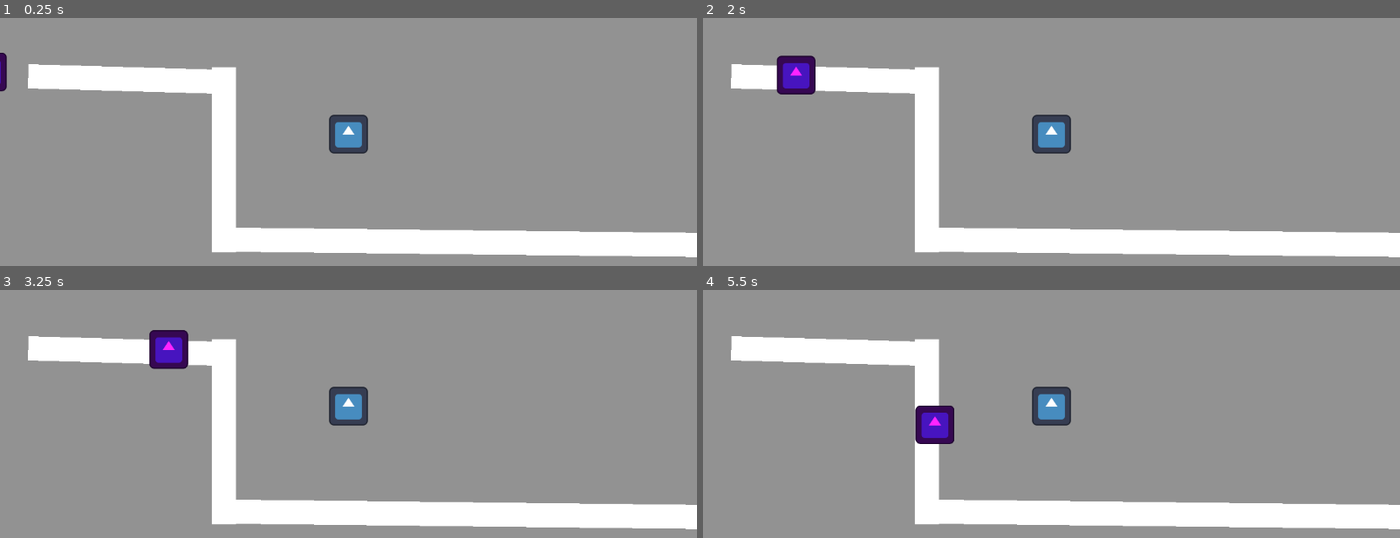
Above: before the commit, frames 1-4 (two rows, left to right).
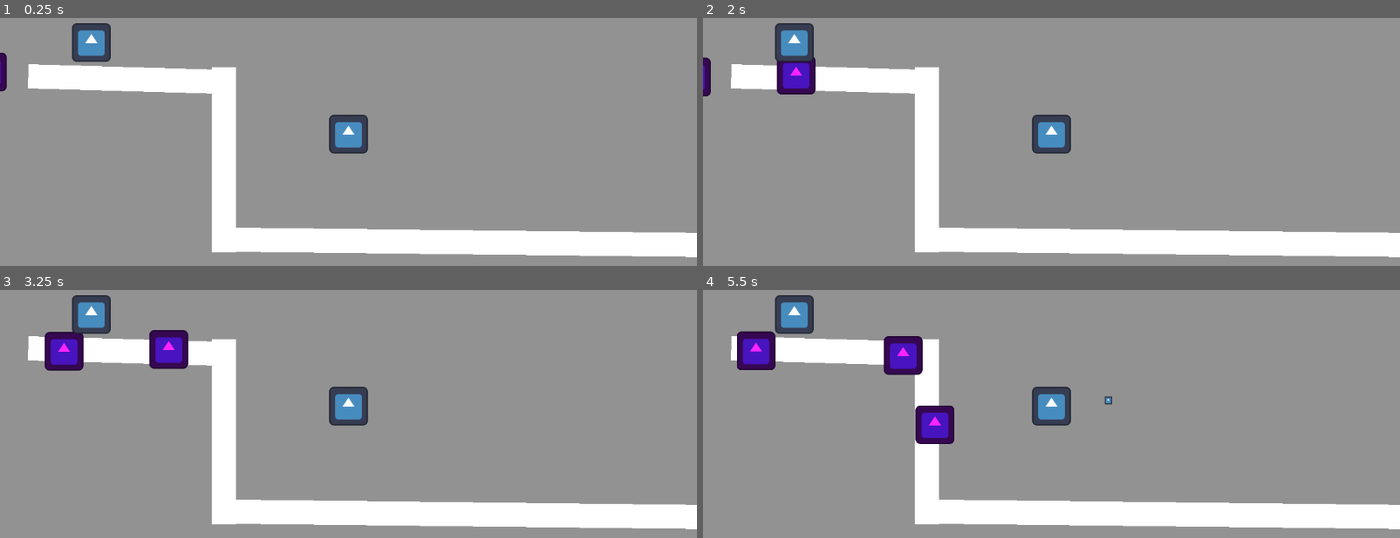
Above: after the commit, the same moments.

Repository: samuelmoores/Gnomes
Game: Godot game, scene res://Scene.tscn
Same seed, same stepped clock (60 frames per second), same inputs: the game is played once before the commit and once after it. The engine's default icon, where the game draws it, is replaced by a stand-in: a white triangle on a blue panel in a dark square.
Inputs:
- Up to frame 1 (0.25 s): no input
- Up to frame 2 (2 s): no input
- Up to frame 3 (3.25 s): no input
- Up to frame 4 (5.5 s): no input

The runs differ from the first frame. In frame 1, 0.9% of the frame differs, in the area x 10-16%, y 2-18%; in frame 2, 1.0%; in frame 3, 1.7%; in frame 4, 2.7%, in the area x 4-59%, y 2-47%.

Commit message:
Refactor: gnome tower defense with enemy spawner, multi-enemy attacks, and randomization
- Rename tower.gd to gnome.gd, organize scripts in scripts/ folder
- Add enemy_spawner.gd: random spawn interval, max enemy limit
- Add flamingo.gd: prints attack on body enter
- Gnome: track multiple enemies in range, per-enemy attack timers
- Random attack speed, attack interval, and miss chance
- Extract Enemy.tscn for spawning

Co-authored-by: Cursor <cursoragent@cursor.com>

Diff:
--- /dev/null
+++ b/Enemy.tscn
@@ -0,0 +1,23 @@
+[gd_scene format=3 uid="uid://c8xk2m5nqw3hv"]
+
+[ext_resource type="Texture2D" uid="uid://cmlesdcvr7yr2" path="res://icon.svg" id="1_tex"]
+[ext_resource type="Script" path="res://scripts/enemy.gd" id="2_enemy"]
+
+[sub_resource type="RectangleShape2D" id="RectangleShape2D_1"]
+size = Vector2(57, 57)
+
+[node name="Enemy" type="PathFollow2D"]
+rotates = false
+loop = false
+script = ExtResource("2_enemy")
+
+[node name="CharacterBody2D" type="CharacterBody2D" parent="."]
+modulate = Color(1, 0.14117648, 1, 1)
+
+[node name="Sprite2D" type="Sprite2D" parent="CharacterBody2D"]
+scale = Vector2(0.5, 0.5)
+texture = ExtResource("1_tex")
+
+[node name="CollisionShape2D" type="CollisionShape2D" parent="CharacterBody2D"]
+position = Vector2(-0.5, -0.5)
+shape = SubResource("RectangleShape2D_1")
--- a/Scene.tscn
+++ b/Scene.tscn
@@ -1,9 +1,11 @@
 [gd_scene format=3 uid="uid://e8285gx76yeb"]
 
 [ext_resource type="Texture2D" uid="uid://cmlesdcvr7yr2" path="res://icon.svg" id="1_4cvuw"]
-[ext_resource type="Script" uid="uid://0eg0fvxnhy0m" path="res://game.gd" id="1_7mckg"]
-[ext_resource type="Script" uid="uid://dec6udi7xcnm3" path="res://enemy.gd" id="1_j2eoc"]
-[ext_resource type="Script" uid="uid://1mt3vmqmetjo" path="res://tower.gd" id="4_7mckg"]
+[ext_resource type="Script" uid="uid://0eg0fvxnhy0m" path="res://scripts/game.gd" id="1_7mckg"]
+[ext_resource type="Script" uid="uid://dec6udi7xcnm3" path="res://scripts/enemy.gd" id="1_j2eoc"]
+[ext_resource type="Script" uid="uid://d30dg1dlwyof2" path="res://scripts/enemy_spawner.gd" id="2_eort7"]
+[ext_resource type="Script" uid="uid://bgnu3oy6oxfbw" path="res://scripts/gnome.gd" id="4_7mckg"]
+[ext_resource type="Script" uid="uid://ulffx6dvpimf" path="res://scripts/flamingo.gd" id="5_66br4"]
 
 [sub_resource type="Curve2D" id="Curve2D_7mckg"]
 _data = {
@@ -16,6 +18,9 @@
 
 [sub_resource type="CircleShape2D" id="CircleShape2D_j2eoc"]
 radius = 466.01718
+
+[sub_resource type="CircleShape2D" id="CircleShape2D_eort7"]
+radius = 66.1211
 
 [node name="Node2D" type="Node2D" unique_id=2096707777]
 script = ExtResource("1_7mckg")
@@ -56,6 +61,9 @@
 [node name="Path2D" type="Path2D" parent="." unique_id=553770072]
 curve = SubResource("Curve2D_7mckg")
 
+[node name="Node" type="Node" parent="Path2D" unique_id=1713786854]
+script = ExtResource("2_eort7")
+
 [node name="PathFollow2D" type="PathFollow2D" parent="Path2D" unique_id=1050345441]
 position = Vector2(-635, -96)
 rotation = 0.030364497
@@ -79,10 +87,21 @@
 [node name="Area2D" type="Area2D" parent="." unique_id=1407531790]
 script = ExtResource("4_7mckg")
 
-[node name="Tower" type="Sprite2D" parent="Area2D" unique_id=1508416952]
+[node name="Gnome" type="Sprite2D" parent="Area2D" unique_id=1508416952]
 scale = Vector2(0.5, 0.5)
 texture = ExtResource("1_4cvuw")
 
 [node name="CollisionShape2D" type="CollisionShape2D" parent="Area2D" unique_id=1952658084]
 scale = Vector2(0.5, 0.5)
 shape = SubResource("CircleShape2D_j2eoc")
+
+[node name="Area2D2" type="Area2D" parent="." unique_id=571005769]
+position = Vector2(-425, -152)
+script = ExtResource("5_66br4")
+
+[node name="Flamingo" type="Sprite2D" parent="Area2D2" unique_id=1841968175]
+scale = Vector2(0.5, 0.5)
+texture = ExtResource("1_4cvuw")
+
+[node name="CollisionShape2D" type="CollisionShape2D" parent="Area2D2" unique_id=1353130493]
+shape = SubResource("CircleShape2D_eort7")
--- /dev/null
+++ b/scripts/enemy_spawner.gd
@@ -0,0 +1,40 @@
+extends Node
+
+@export var enemy_scene: PackedScene = preload("res://Enemy.tscn")
+@export var spawn_interval_min := 1.0
+@export var spawn_interval_max := 3.0
+@export var max_enemies := 10
+
+var _timer := 0.0
+var _next_spawn_in := 0.0
+
+
+func _ready() -> void:
+	_next_spawn_in = randf_range(spawn_interval_min, spawn_interval_max)
+
+
+func _process(delta: float) -> void:
+	_timer += delta
+	if _timer >= _next_spawn_in:
+		_timer = 0.0
+		_next_spawn_in = randf_range(spawn_interval_min, spawn_interval_max)
+		spawn_enemy()
+
+
+func spawn_enemy() -> void:
+	if enemy_scene == null:
+		return
+
+	var path = get_parent()
+	if not path is Path2D:
+		return
+
+	var enemy_count = 0
+	for c in path.get_children():
+		if c is PathFollow2D:
+			enemy_count += 1
+	if enemy_count >= max_enemies:
+		return
+
+	var enemy = enemy_scene.instantiate()
+	path.add_child(enemy)
--- /dev/null
+++ b/scripts/flamingo.gd
@@ -0,0 +1,10 @@
+extends Area2D
+
+
+# Called when the node enters the scene tree for the first time.
+func _ready() -> void:
+	body_entered.connect(_on_body_entered)
+
+
+func _on_body_entered(body):
+	print("attack")
--- /dev/null
+++ b/scripts/gnome.gd
@@ -0,0 +1,59 @@
+extends Area2D
+
+@onready var attackObject = preload("res://AttackObject.tscn")
+
+@export var attack_speed_min := 2.0
+@export var attack_speed_max := 4.0
+@export var attack_interval_min := 1.5
+@export var attack_interval_max := 2.5
+@export_range(0.0, 1.0) var attack_miss_chance := 0.0
+
+var enemies_in_range = []
+var enemy_timers = []
+var enemy_attack_intervals = []
+var attack_objects = []
+var attack_speeds = []
+var direction = []
+
+# Called when the node enters the scene tree for the first time.
+func _ready() -> void:
+	body_entered.connect(_on_body_entered)
+	body_exited.connect(_on_body_exited)
+
+func _on_body_entered(body):
+	enemies_in_range.append(body)
+	enemy_timers.append(0.0)
+	enemy_attack_intervals.append(randf_range(attack_interval_min, attack_interval_max))
+	spawn_attack_for(body)
+
+
+func _on_body_exited(body):
+	var idx = enemies_in_range.find(body)
+	if idx >= 0:
+		enemies_in_range.remove_at(idx)
+		enemy_timers.remove_at(idx)
+		enemy_attack_intervals.remove_at(idx)
+
+func spawn_attack_for(enemy_body):
+	if randf() < attack_miss_chance:
+		return
+
+	var path_follow = enemy_body.get_parent()
+	var enemy_dir = path_follow.get("direction")
+	if enemy_dir == null:
+		enemy_dir = Vector2.ZERO
+	attack_objects.append(attackObject.instantiate())
+	get_parent().add_child(attack_objects.back())
+	direction.append((enemy_body.global_position + enemy_dir * 500) - global_position)
+	attack_speeds.append(randf_range(attack_speed_min, attack_speed_max))
+
+# Called every frame. 'delta' is the elapsed time since the previous frame.
+func _process(delta: float) -> void:
+	for i in range(attack_objects.size()):
+		attack_objects[i].global_position += direction[i] * delta * attack_speeds[i]
+
+	for i in range(enemies_in_range.size()):
+		enemy_timers[i] += delta
+		if enemy_timers[i] > enemy_attack_intervals[i]:
+			spawn_attack_for(enemies_in_range[i])
+			enemy_timers[i] = 0.0
--- a/tower.gd
+++ /dev/null
@@ -1,42 +0,0 @@
-extends Area2D
-
-@onready var attackObject = preload("res://AttackObject.tscn")
-@onready var enemy = $"../Path2D/PathFollow2D"
-
-var enemy_to_attack
-var attack_objects = []
-var timer
-var direction = []
-
-# Called when the node enters the scene tree for the first time.
-func _ready() -> void:
-	body_entered.connect(_on_body_entered)
-	body_exited.connect(_on_body_exited)
-	timer = 0.0
-
-func _on_body_entered(body):
-	enemy_to_attack = body
-	spawn_attack()
-
-
-func _on_body_exited(body):
-	enemy_to_attack = null
-
-func spawn_attack():
-	attack_objects.append(attackObject.instantiate())
-	get_parent().add_child(attack_objects.back())
-	direction.append((enemy_to_attack.global_position + enemy.direction * 500) - global_position)
-	print(enemy.direction * 200)
-
-# Called every frame. 'delta' is the elapsed time since the previous frame.
-func _process(delta: float) -> void:
-	timer = timer + delta
-
-	for i in range(attack_objects.size()):
-		attack_objects[i].global_position += direction[i] * delta * 3
-
-	if enemy_to_attack != null:
-
-		if timer > 2.0:
-			spawn_attack()
-			timer = 0.0
Renamed: enemy.gd -> scripts/enemy.gd
Renamed: enemy.gd.uid -> scripts/enemy.gd.uid
Not shown, added: scripts/enemy_spawner.gd.uid
Not shown, added: scripts/flamingo.gd.uid
Renamed: game.gd -> scripts/game.gd
Renamed: game.gd.uid -> scripts/game.gd.uid
Not shown, added: scripts/gnome.gd.uid
Not shown, removed: tower.gd.uid
